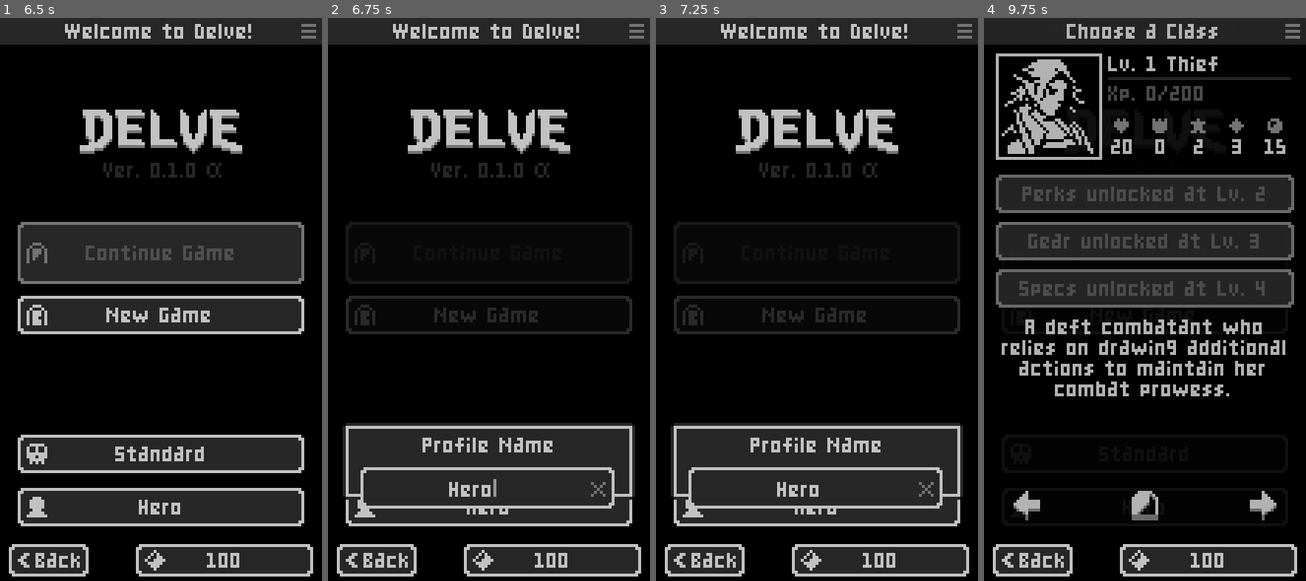
Above: before the commit, frames 1-4 (left to right).
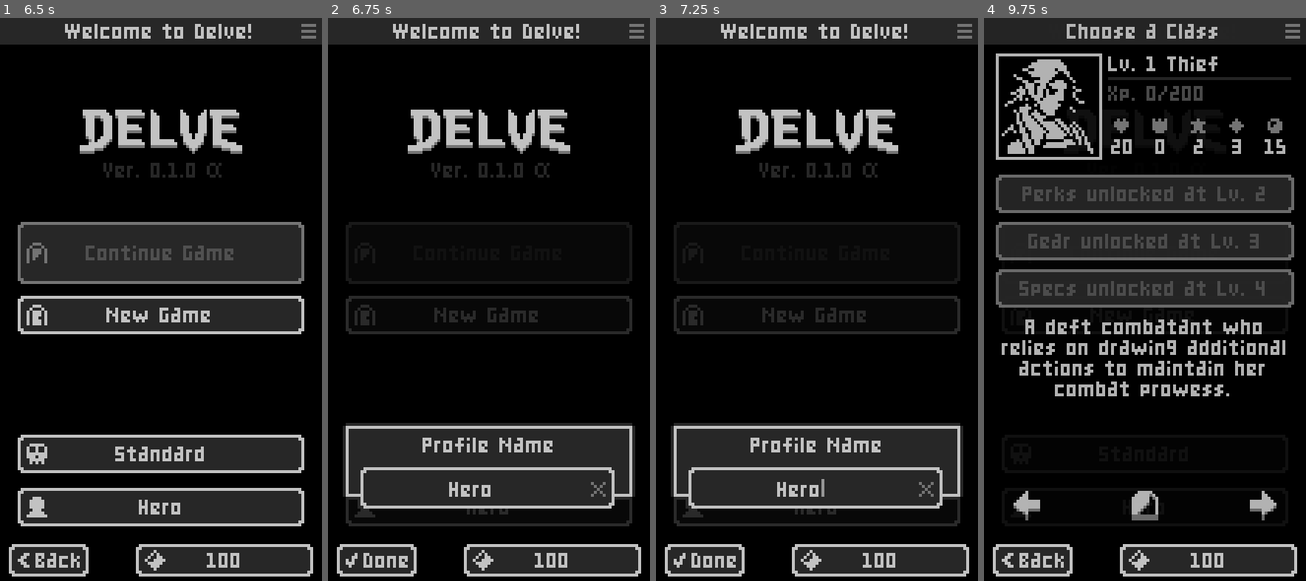
Above: after the commit, the same moments.

Repository: ashriot/Delve
Game: Godot game, scene res://src/core/Game.tscn
Same seed, same stepped clock (60 frames per second), same inputs: the game is played once before the commit and once after it.
Inputs (mouse positions are in pixels of both pictures, inside the frame that each line leads up to):
- Up to frame 1 (6.5 s): click "Hero" at 0.5 s; click "New Game" at 1.25 s; click "New Game" at 2 s; click (280, 502) at 2.75 s; click (280, 502) at 3.5 s; click "Back" at 4.25 s; click "Standard" at 5 s; click "100" at 5.75 s
- Up to frame 2 (6.75 s): click "Hero" at 6.5 s
- Up to frame 3 (7.25 s): no input
- Up to frame 4 (9.75 s): click "Back" (after the commit: "Done") at 7.25 s; click "Standard" at 8 s; click "100" at 8.75 s; click "New Game" at 9.5 s

Frame 1 is identical in both runs. In frame 2, 3.1% of the frame differs, in the area x 5-95%, y 81-98%; in frame 3, 3.1%; in frame 4, nothing differs.

Commit message:
small menu update

Diff:
--- a/assets/gui/default_theme.tres
+++ b/assets/gui/default_theme.tres
@@ -21,7 +21,7 @@
 Button/colors/font_color_hover = Color( 0.760784, 0.760784, 0.760784, 1 )
 Button/colors/font_color_pressed = Color( 0.588235, 0.588235, 0.588235, 1 )
 Button/constants/hseparation = 2
-Button/fonts/font = null
+Button/fonts/font = ExtResource( 1 )
 Button/styles/disabled = ExtResource( 5 )
 Button/styles/focus = SubResource( 1 )
 Button/styles/hover = ExtResource( 2 )
@@ -32,7 +32,7 @@
 Label/constants/shadow_as_outline = 0
 Label/constants/shadow_offset_x = 1
 Label/constants/shadow_offset_y = 1
-Label/fonts/font = null
+Label/fonts/font = ExtResource( 1 )
 Label/styles/normal = null
 LineEdit/colors/clear_button_color = Color( 1, 1, 1, 1 )
 LineEdit/colors/clear_button_color_pressed = Color( 1, 1, 1, 1 )
@@ -42,7 +42,7 @@
 LineEdit/colors/font_color_uneditable = Color( 0.88, 0.88, 0.88, 0.5 )
 LineEdit/colors/selection_color = Color( 0.313726, 0.313726, 0.313726, 1 )
 LineEdit/constants/minimum_spaces = 12
-LineEdit/fonts/font = null
+LineEdit/fonts/font = ExtResource( 1 )
 LineEdit/icons/clear = ExtResource( 6 )
 LineEdit/styles/focus = SubResource( 2 )
 LineEdit/styles/normal = ExtResource( 2 )
@@ -58,11 +58,11 @@
 RichTextLabel/constants/shadow_offset_y = 1
 RichTextLabel/constants/table_hseparation = 3
 RichTextLabel/constants/table_vseparation = 3
-RichTextLabel/fonts/bold_font = null
-RichTextLabel/fonts/bold_italics_font = null
-RichTextLabel/fonts/italics_font = null
-RichTextLabel/fonts/mono_font = null
-RichTextLabel/fonts/normal_font = null
+RichTextLabel/fonts/bold_font = ExtResource( 1 )
+RichTextLabel/fonts/bold_italics_font = ExtResource( 1 )
+RichTextLabel/fonts/italics_font = ExtResource( 1 )
+RichTextLabel/fonts/mono_font = ExtResource( 1 )
+RichTextLabel/fonts/normal_font = ExtResource( 1 )
 RichTextLabel/styles/focus = null
 RichTextLabel/styles/normal = null
 VBoxContainer/constants/separation = 4
--- a/src/core/Game.tscn
+++ b/src/core/Game.tscn
@@ -207,7 +207,6 @@
 stretch_mode = 4
 
 [node name="ProfilePane" type="Control" parent="GUI/MainMenu"]
-visible = false
 margin_left = 5.0
 margin_top = 137.0
 margin_right = 104.0
@@ -245,7 +244,7 @@
 anchor_right = 1.0
 anchor_bottom = 1.0
 margin_top = -82.0
-margin_bottom = -36.0
+margin_bottom = 12.0
 color = Color( 0, 0, 0, 0.784314 )
 
 [node name="Version" type="Label" parent="GUI/MainMenu"]
@@ -882,6 +881,7 @@
 }
 
 [node name="Battle" parent="GUI" instance=ExtResource( 34 )]
+visible = false
 
 [node name="SettingsBtn" type="TextureButton" parent="GUI"]
 anchor_left = 1.0
--- a/src/core/MainMenu.gd
+++ b/src/core/MainMenu.gd
@@ -5,6 +5,7 @@
 onready var profile_pane := $ProfilePane/Pane
 onready var name_edit := $ProfilePane/Pane/NameEdit
 onready var profile_btn := $ProfileBtn
+onready var back_btn := $Back as Button
 
 var _game: Game
 
@@ -32,6 +33,8 @@
 			_game.profile_name = profile_btn.text
 			_game.save_game()
 		_game.hide_window()
+		back_btn.text = "Back"
+		$Back/Icon.texture = load("res://assets/gui/img/back.png")
 		yield(window, "done")
 	elif not title.visible:
 		$Title/AnimationPlayer.play()
@@ -43,6 +46,7 @@
 		tween.start()
 		yield(tween, "tween_all_completed")
 		$Title/Start.disabled = false
+
 
 func _on_Start_pressed():
 	Ac.select()
@@ -56,6 +60,7 @@
 	title.hide()
 	$Title/AnimationPlayer.stop()
 
+
 func _on_ProfileBtn_pressed():
 	Ac.click()
 	name_edit.text = profile_btn.text
@@ -63,6 +68,8 @@
 	profile_pane.show()
 	name_edit.grab_focus()
 	name_edit.caret_position = name_edit.text.length()
+	back_btn.text = "Done"
+	$Back/Icon.texture = load("res://assets/gui/img/done.png")
 
 
 func _on_NameEdit_text_changed(_new_text):
Binary file added: assets/gui/img/done.png
Not shown, added: assets/gui/img/done.png.import
